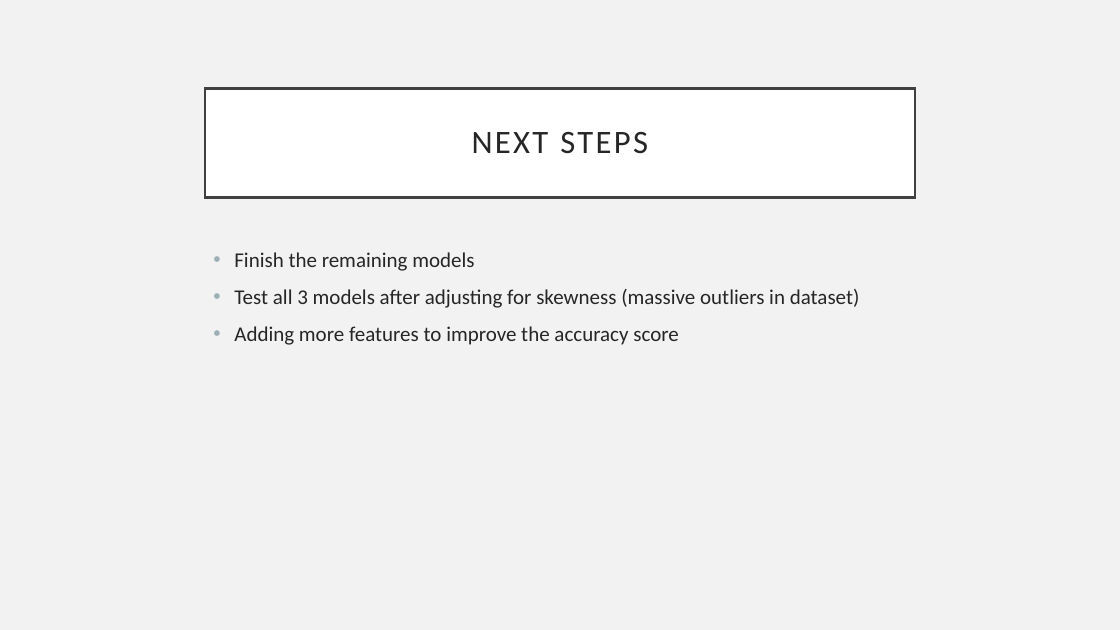
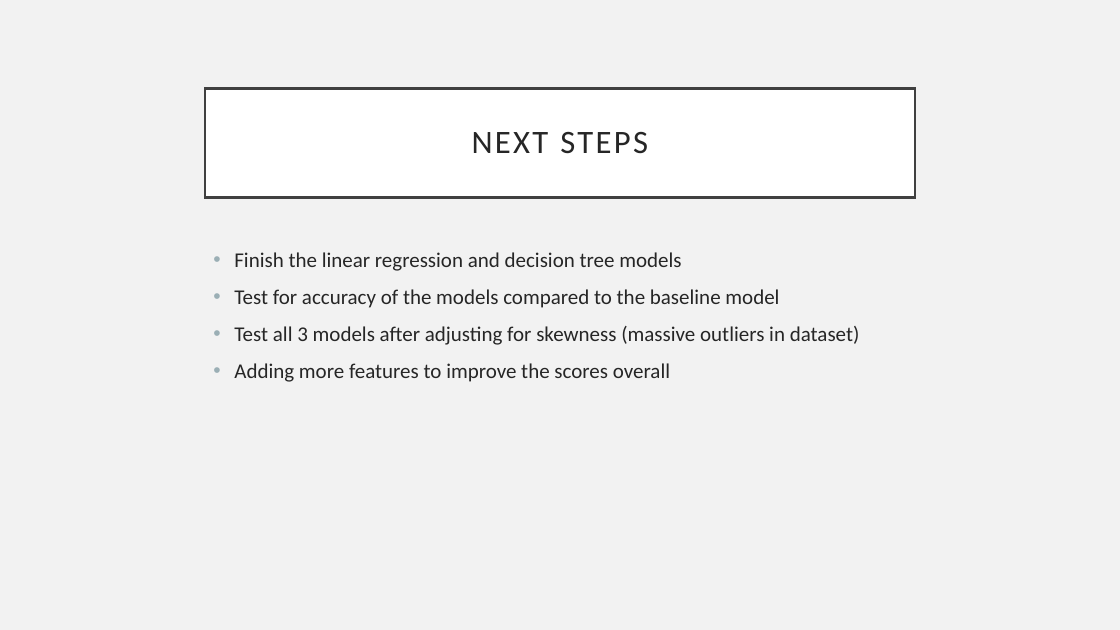
Before and after one commit to uaayub/MarketValuesSoccer, a slide deck: slide 10 of CSC382 Project Presentation.pptx (slide 9 before the commit). Drawn at 1120x630 pixels with LibreOffice and Linux fonts; fonts in the diff are those of the drawing. Boxes give left, top, right and bottom in pixels: in the first picture for what was removed or moved away, otherwise in the second. Text is boxed around its words. In the diff, an @@ line names an element or a change of style, - is before the commit and + after.

```diff
--- a/CSC382 Project Presentation.pptx
+++ b/CSC382 Project Presentation.pptx
@@ text at [234,252,779,308]: text changed @@
-• Finish the remaining models
+• Finish the linear regression and decision tree models
+• Test for accuracy of the models compared to the baseline model
@@ text at [234,363,670,382]: text changed @@
-• Adding more features to improve the accuracy score
+• Adding more features to improve the scores overall
```
Also in this commit, not shown: 1 slide added, 4 other files.
